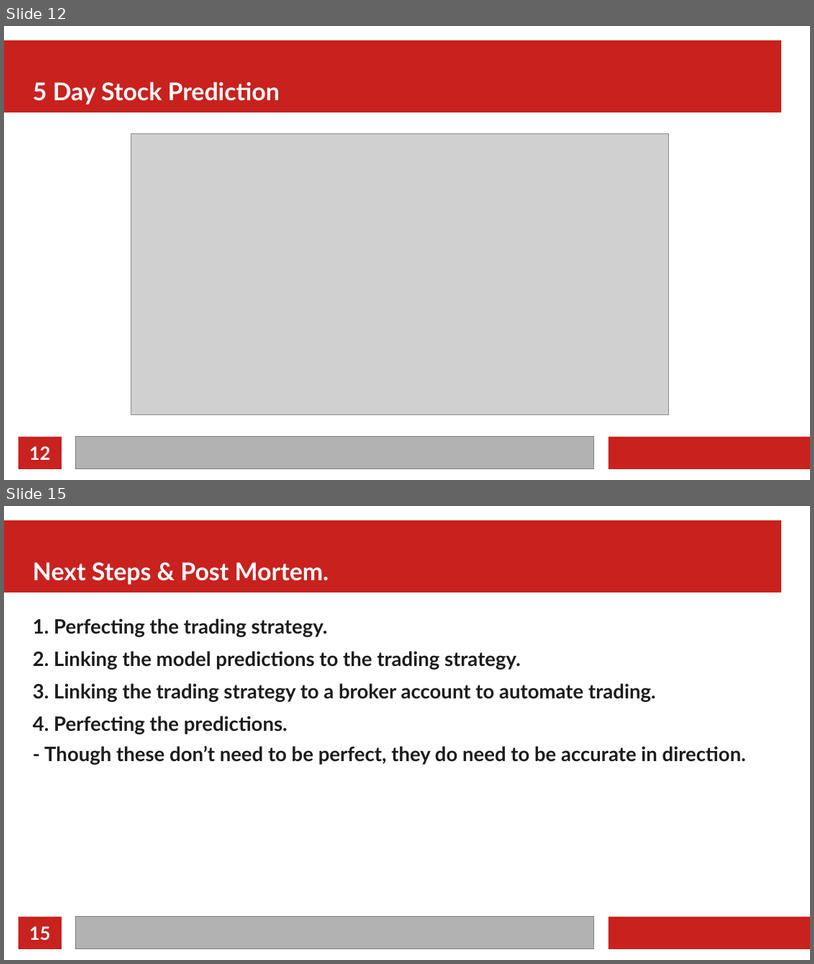
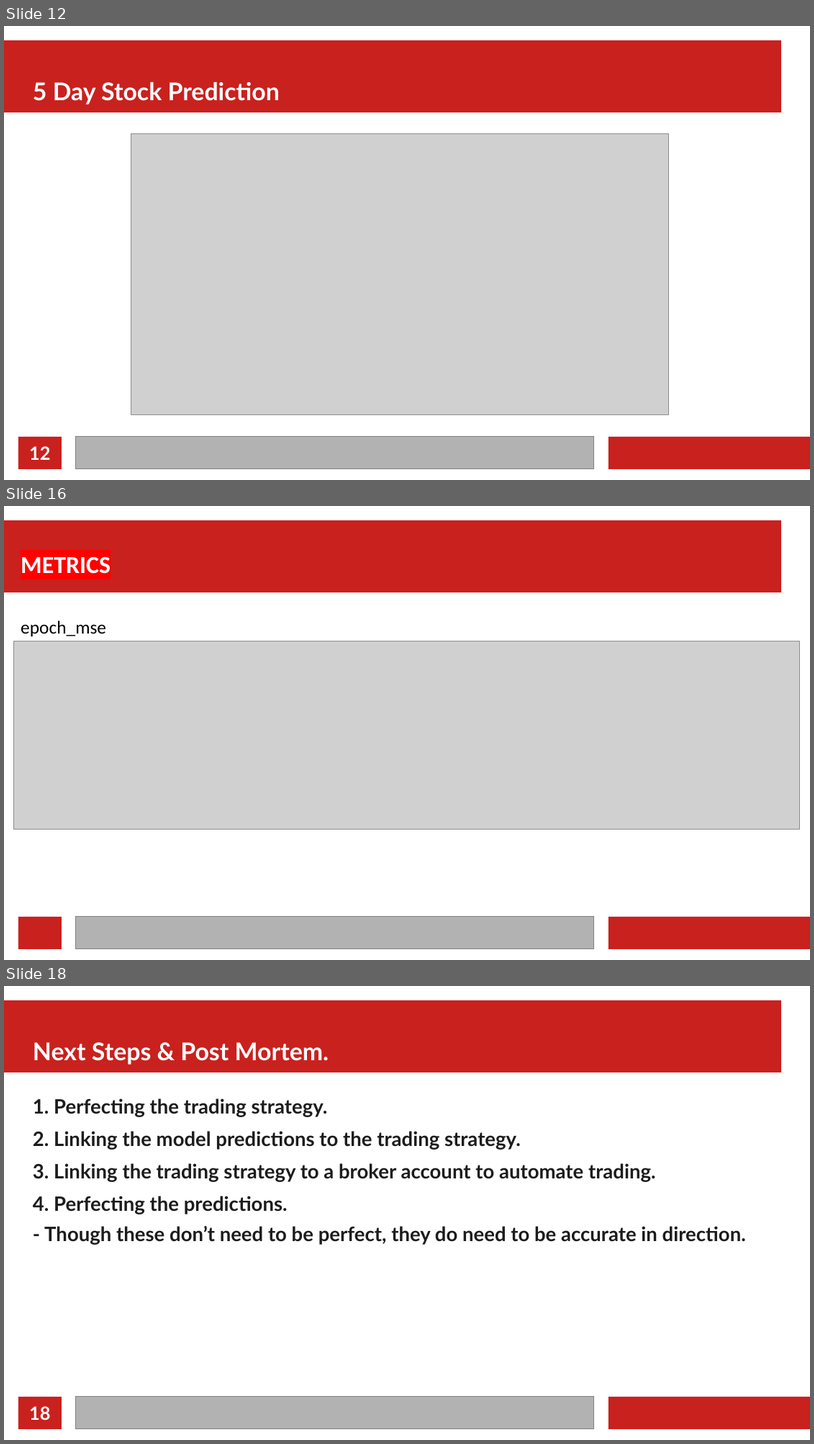
Before and after one commit to DataNinjasPro/Project_2, a slide deck: copyofPROJECT2.odp. Shown one above the other, each under a label of ours: slides 12 and 15 before the commit, slides 12, 16 and 18 after it; the slides between them are not shown. The pictures are 814x964 and 814x1444 pixels, drawn with LibreOffice and Linux fonts; fonts in the diff are those of the drawing; grey boxes stand for pictures. Boxes give left, top, right and bottom in pixels: in the first picture for what was removed or moved away, otherwise in the second. Text is boxed around its words. In the diff, an @@ line names an element or a change of style, - is before the commit and + after.

```diff
--- a/copyofPROJECT2.odp
+++ b/copyofPROJECT2.odp
@@ slide 16 added at <box>4,506,810,960</box>, background #FFFFFF; not listed: 4 template elements that a slide beside it also shows @@
@@ free added at <box>13,545,147,582</box>, 24 pt, text #FFFFFF, bold @@
+METRICS
@@ text added at <box>21,620,106,636</box>, 18 pt, text #000000 @@
+epoch_mse
@@ picture added at <box>13,641,800,829</box> @@
@@ what was slide 15 is now slide 18 @@
@@ page number at <box>29,1406,50,1419</box>: text changed @@
-15
+18
```
Also in this commit, not shown: 1 slide changed, 3 other slides added, 1 slide removed.
